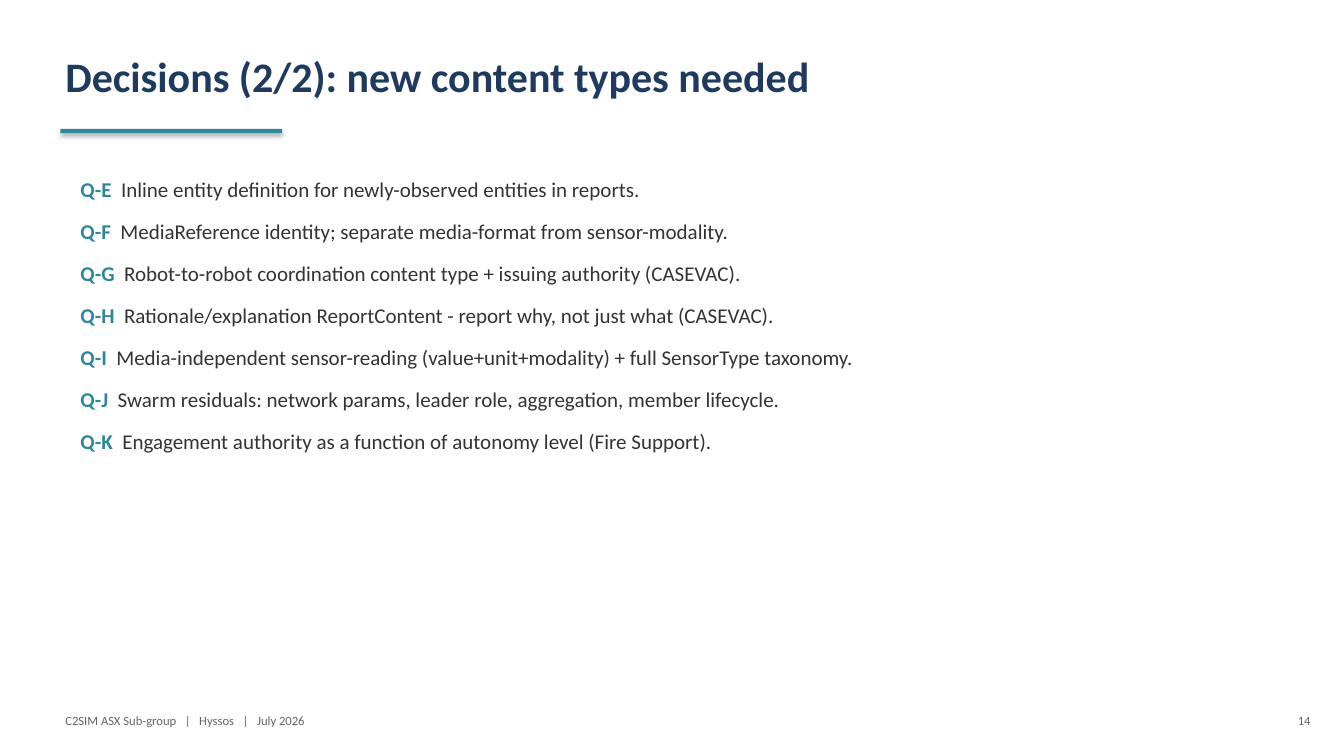
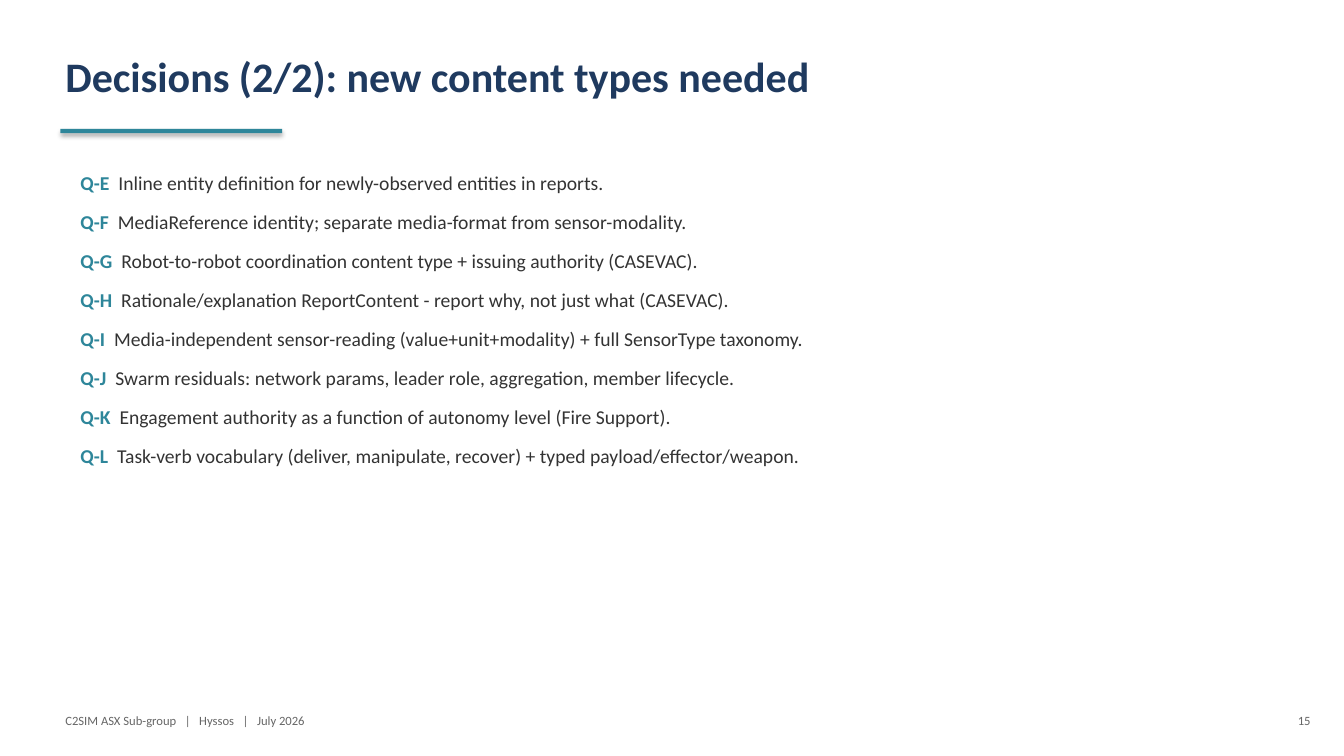
Before and after one commit to hyssostech/C2SIMArtifacts, a slide deck: slide 15 of Subgroups/ASX/InstantiationReview/ASX-Instantiation-Findings.pptx (slide 14 before the commit). Drawn at 1344x756 pixels with LibreOffice and Linux fonts; fonts in the diff are those of the drawing. Boxes give left, top, right and bottom in pixels: in the first picture for what was removed or moved away, otherwise in the second. Text is boxed around its words. In the diff, an @@ line names an element or a change of style, - is before the commit and + after.

```diff
--- a/Subgroups/ASX/InstantiationReview/ASX-Instantiation-Findings.pptx
+++ b/Subgroups/ASX/InstantiationReview/ASX-Instantiation-Findings.pptx
@@ text at bbox=[80, 176, 802, 428]: size 15 to 14 pt in "Q-E Inline entity definition for newly-observed entities ...", "Q-F MediaReference identity; separate media-format from sens ...", "Q-G Robot-to-robot coordination content type + issuing ...", "Q-H Rationale/explanation ReportContent - report why, not ..." and 3 more places; less space between paragraphs @@
@@ text at bbox=[80, 449, 799, 466]: paragraph added @@
+Q-L Task-verb vocabulary (deliver, manipulate, recover) + typed payload/effector/weapon.
@@ text at bbox=[1298, 717, 1311, 725]: text changed @@
-14
+15
```
Also in this commit, not shown: 3 other slides changed, 1 slide added, 6 other files.
